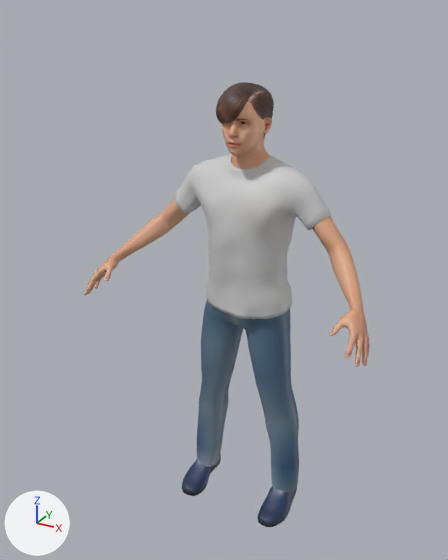
One commit to the FBX model assets/models/jo_prince.fbx: the scene before it, then after it.
Both versions are drawn from a 50 mm camera at (1.017, -2.071, 2.035) aimed at (-0.048, -0.133, 1.066). Every picture has the same lights, and +X, +Y and +Z are marked at lower left. The older version comes first. Where no turn or scale is listed for an object, it has been applied to the vertices.

Before the edit, the objects in view are built like this:
```python
ob_jo_prince_body = bpy.data.objects.new('jo_prince_body', me_base_022)
ob_jo_prince_body.location = (0.0, 0.0, 0.0)
ob_jo_prince_body_male_casualsuit06 = bpy.data.objects.new('jo_prince_body.male_casualsuit06', me_male_casualsuit06)
ob_jo_prince_body_male_casualsuit06.location = (0.0, 0.0, 0.0)
ob_jo_prince_body_shoes06 = bpy.data.objects.new('jo_prince_body.shoes06', me_shoes06_002)
ob_jo_prince_body_shoes06.location = (0.0, 0.0, 0.0)
ob_jo_prince_body_short03 = bpy.data.objects.new('jo_prince_body.short03', me_short03_001)
ob_jo_prince_body_short03.location = (0.0, 0.0, 0.0)
```
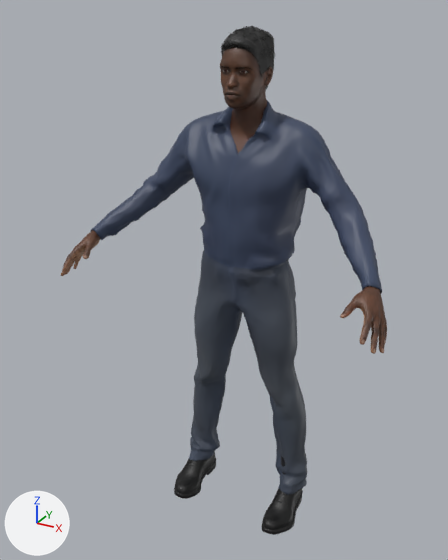
Where the change shows, as pixel boxes [x1, y1, x2, y2] in the pictures (448 x 560 px; the box of a moved part takes in the faces that stretch with it):
'jo_prince_body.male_casualsuit01', added (blue): after [90, 101, 382, 495]
'jo_prince_body.male_casualsuit06', deleted: before [174, 154, 332, 492]
'jo_prince_body', surface changed, reshaped (14% wider, 15% taller): before [84, 101, 370, 367]; after [61, 48, 387, 354]
'jo_prince_body.shoes06', reshaped, recoloured (12% wider, 14% taller): before [182, 454, 297, 527]; after [174, 452, 303, 535]
'jo_prince_body.short03', deleted (brown): before [216, 82, 274, 139]
'jo_prince_body.short01', added: after [221, 26, 275, 89]
part 1 of me_base_022, added (brown): after [61, 230, 100, 276]
part 2 of me_base_022, added (brown): after [340, 286, 387, 354]
part 3 of me_base_022, deleted (brown): before [312, 216, 370, 367]
part 4 of me_base_022, deleted (brown): before [84, 199, 189, 295]
part 5 of me_base_022, moved or reshaped: before [222, 101, 272, 169]; after [220, 48, 273, 153]
part 6 of me_shoes06_002, rebuilt (17% taller): before [258, 487, 297, 527]; after [262, 488, 303, 535]
part 7 of me_shoes06_002, rebuilt (7% wider, 12% taller): before [182, 454, 221, 496]; after [174, 452, 216, 499]
part 8 of me_shoes06_002, rebuilt (not visible before): after [281, 456, 299, 492]

The change, as a diff of the scene's bpy script:
```diff
--- a/assets/models/jo_prince.fbx.py
+++ b/assets/models/jo_prince.fbx.py
@@ mat_jo_prince_body_body_fbx @@
 mat_jo_prince_body_body_fbx = principled_material('jo_prince_body.body_fbx')
-mat_jo_prince_body_body_fbx.texture = img_young_lightskinned_male_diffuse_png_1024_png
+mat_jo_prince_body_body_fbx.texture = img_young_darkskinned_male_diffuse_png_1024_png
@@ me_base_022 @@
-me_base_022.from_pydata(...)  # 8712 vertices, 8628 faces; spans x -0.58..0.58, y -0.38..0.06, z 0.16..1.79
+me_base_022.from_pydata(...)  # 7840 vertices, 7750 faces; spans x -0.65..0.65, y -0.44..0.06, z 0.18..1.96
+# me_base_022 part 1: a new loose piece of 1629 vertices spanning x -0.65..-0.5, y -0.44..-0.22, z 1.06..1.23
+# me_base_022 part 2: a new loose piece of 1629 vertices spanning x 0.5..0.65, y -0.44..-0.22, z 1.06..1.23
+# me_base_022 part 3: the loose piece of 2049 vertices spanning x 0.19..0.58, y -0.38..0.04, z 0.96..1.42 is deleted
+# me_base_022 part 4: the loose piece of 2049 vertices spanning x -0.58..-0.19, y -0.38..0.04, z 0.96..1.42 is deleted
+# me_base_022 part 5: 38 vertices moved within x -0.09..0.09, y -0.16..0.04, z 1.55..1.79; 4404 vertices removed from x -0.16..0.16, y -0.17..0.06, z 1.44..1.79; 4452 vertices added at x -0.18..0.18, y -0.18..0.06, z 1.52..1.96
+# other edits to the shape of me_base_022 do not show in these pictures
 me_base_022.materials.append(mat_jo_prince_body_body_fbx)
@@ me_shoes06_002 @@
-me_shoes06_002.from_pydata(...)  # 1594 vertices, 1532 faces; spans x -0.26..0.26, y -0.222..0.06, z -0.017..0.216
-me_shoes06_002.materials.append(mat_jo_prince_body_shoes06_fbx)  # picture img_shoes06_diffuse_png_16_png
+me_shoes06_002.from_pydata(...)  # 2222 vertices, 2064 faces; spans x -0.296..0.296, y -0.251..0.058, z -0.029..0.249
+# me_shoes06_002 part 6: the loose piece of 653 vertices spanning x 0.142..0.26, y -0.222..0.06, z -0.017..0.1 is rebuilt with 759 vertices and now spans x 0.166..0.296, y -0.251..0.058, z -0.029..0.107, in mat_jo_prince_body_shoes03_fbx (picture img_shoes03_diffuse_png_16_png)
+# me_shoes06_002 part 7: the loose piece of 653 vertices spanning x -0.26..-0.142, y -0.222..0.06, z -0.017..0.1 is rebuilt with 759 vertices and now spans x -0.296..-0.166, y -0.251..0.058, z -0.029..0.107, in mat_jo_prince_body_shoes03_fbx (picture img_shoes03_diffuse_png_16_png)
+# me_shoes06_002 part 8: the loose piece of 144 vertices spanning x 0.148..0.237, y -0.095..0.047, z 0.04..0.216 is rebuilt with 144 vertices and now spans x 0.171..0.272, y -0.108..0.048, z 0.044..0.249, in mat_jo_prince_body_shoes03_fbx (picture img_shoes03_diffuse_png_16_png)
+# other edits to the shape of me_shoes06_002 do not show in these pictures
+me_shoes06_002.materials.append(mat_jo_prince_body_shoes03_fbx)  # picture img_shoes03_diffuse_png_16_png
@@ ob_jo_prince_body_male_casualsuit06 @@
-ob_jo_prince_body_male_casualsuit06 = bpy.data.objects.new('jo_prince_body.male_casualsuit06', me_male_casualsuit06)
@@ ob_jo_prince_body_short03 @@
-ob_jo_prince_body_short03 = bpy.data.objects.new('jo_prince_body.short03', me_short03_001)
@@ ob_jo_prince_body_short01 @@
+ob_jo_prince_body_short01 = bpy.data.objects.new('jo_prince_body.short01', me_short01_001)  # 2984 vertices, 1839 faces; spans x -0.083..0.082, y -0.157..0.061, z 1.752..1.979; in mat_jo_prince_body_short01_fbx (picture img_short01_diffuse_png_512_png)
+ob_jo_prince_body_short01.location = (0.0, 0.0, 0.0)
@@ ob_jo_prince_body_male_casualsuit01 @@
+ob_jo_prince_body_male_casualsuit01 = bpy.data.objects.new('jo_prince_body.male_casualsuit01', me_male_casualsuit01)  # 8426 vertices, 8336 faces; spans x -0.59..0.59, y -0.28..0.13, z 0.08..1.73; in mat_jo_prince_body_male_casualsuit01_fbx (picture img_male_casualsuit01_diffuse_png_16_png)
+ob_jo_prince_body_male_casualsuit01.location = (0.0, 0.0, 0.0)
```
